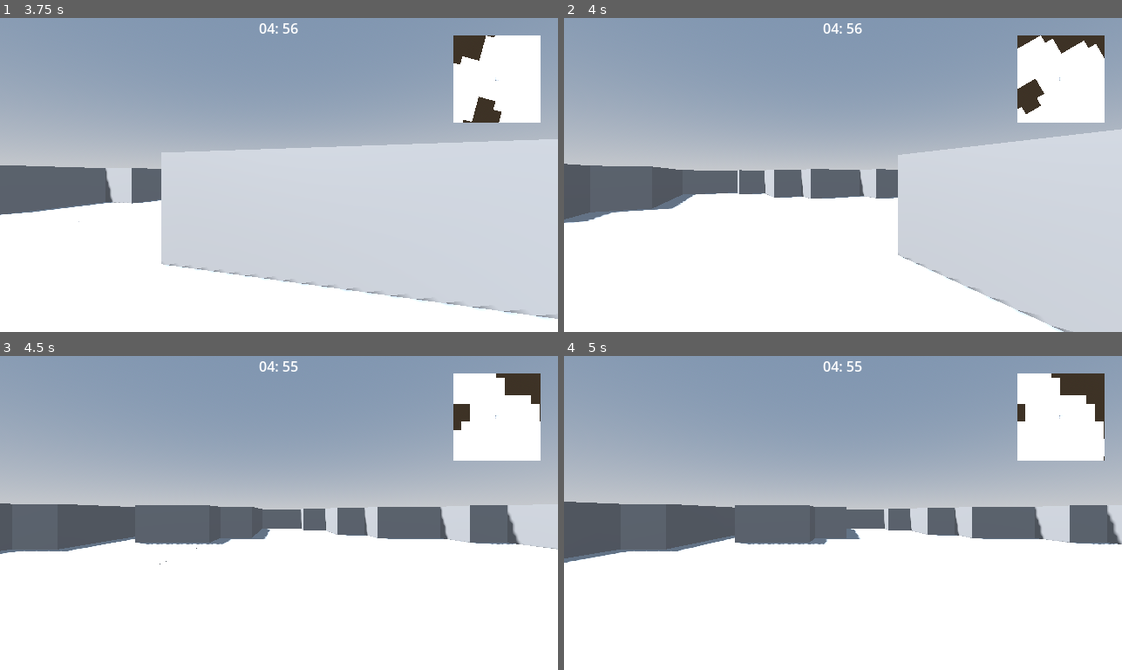
Above: before the commit, frames 1-4 (two rows, left to right).
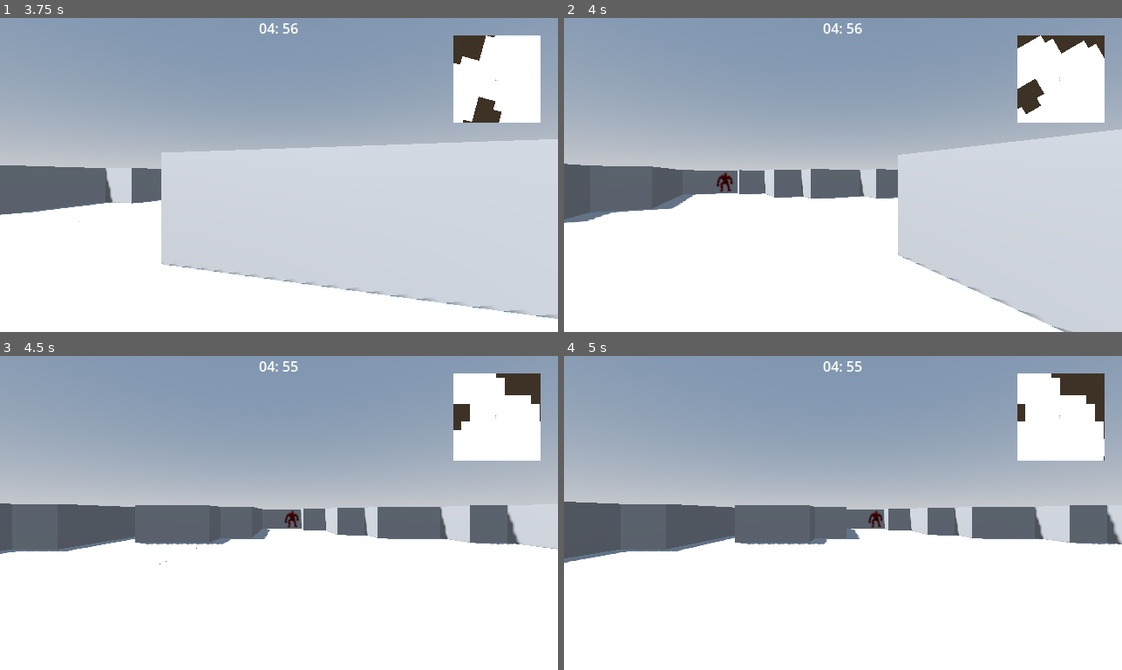
Above: after the commit, the same moments.

Repository: danielday-dev/dungeon-crawler-jam-2025
Game: Godot game, scene res://Levels/level.tscn
Two runs of this game, one before a commit and one after it. Both use one fixed random seed, a clock stepped at 60 frames per second and the inputs below.
Inputs (mouse positions are in pixels of both pictures, inside the frame that each line leads up to):
- Up to frame 1 (3.75 s): tap Enter at 0.5 s; move the mouse to (401, 159) at 0.52 s; hold D (right) 0.53-1.28 s; tap Q (look_left) at 0.6, 2.1, 3.6 s; click (401, 159) at 0.67 s; move the mouse to (167, 190) at 1.27 s; hold S (down) 1.28-2.03 s; tap E (look_right) at 1.35, 2.85 s; move the mouse to (334, 105) at 2.02 s; hold D (right) 2.03-2.78 s; move the mouse to (251, 237) at 2.77 s; hold W (up) 2.78-3.53 s; click (251, 237) at 2.92 s; move the mouse to (446, 222) at 3.52 s; hold A (left) from 3.53 s (still down)
- Up to frame 2 (4 s): keep holding A (left)
- Up to frame 3 (4.5 s): keep holding A (left); move the mouse to (111, 465) at 4.27 s; tap E (look_right) at 4.35 s
- Up to frame 4 (5 s): keep holding A (left)

Frame 1 is identical in both runs. In frame 2, 0.1% of the frame differs, in the area x 27-31%, y 49-56%; in frame 3, less than 0.1%; in frame 4, less than 0.1%.

Commit message:
feat: enemy_base + flesh_hulk example.

Diff:
--- a/Assets/Entities/Base/entity_base.gd
+++ b/Assets/Entities/Base/entity_base.gd
@@ -3,6 +3,9 @@
 
 #########################################################################
 # API.
+
+signal on_move_end;
+signal on_turn_end;
 
 var m_input_move : Vector2i = Vector2i.ZERO;
 var m_input_turn : float = 0.0;
@@ -89,6 +92,8 @@
 
 	m_positionCurrent = m_positionTarget;
 	m_positionLerp = 0;
+
+	on_move_end.emit();
 	return false;
 
 func update_position_visuals() -> void:
@@ -115,6 +120,8 @@
 
 	m_turnCurrent = m_turnTarget;
 	m_turnLerp = 0;
+
+	on_turn_end.emit()
 	return false;
 
 func update_turn_visuals() -> void:
--- /dev/null
+++ b/Assets/Entities/Enemies/Base/enemy_base.gd
@@ -0,0 +1,53 @@
+extends EntityBase
+
+var m_path : Array[PathActions];
+@export var m_engage_path_length_threshold : float = 2.0;
+var m_engage_path_wait : int = 0;
+
+func _ready() -> void:
+	super();
+	#
+	Player.s_instance.on_move_end.connect(updatePath);
+	#
+	Player.s_instance.on_move_end.connect(check_player_overlap);
+	on_move_end.connect(check_player_overlap);
+
+func poll_inputs() -> void:
+	if (is_moving() || is_turning()): return;
+	if (m_path.is_empty()): return;
+
+	m_input_move = Vector2i.ZERO;
+	m_input_turn = 0;
+	match (m_path.pop_front()):
+		PathActions.MoveForward:
+			m_input_move = Vector2i(0, 1);
+		PathActions.TurnLeft:
+			m_input_turn = -1;
+		PathActions.TurnRight:
+			m_input_turn = 1;
+
+func check_player_overlap() -> void:
+	if (Player.s_instance.m_positionTarget == m_positionTarget):
+		print("COMBAT ENTERED");
+		queue_free();
+
+func updatePath() -> void:
+	if (m_engage_path_wait > 0):
+		m_engage_path_wait -= 1;
+		return;
+
+	m_path = get_grid_path(m_positionTarget, m_turnTarget, Player.s_instance.m_positionTarget, m_positionLerpTime, m_turnLerpTime);
+
+	var pathMoves : int = 0;
+	var pathTurns : int = 0;
+	for pathAction : PathActions in m_path:
+		match (pathAction):
+			PathActions.MoveForward: pathMoves += 1;
+			PathActions.TurnLeft, PathActions.TurnRight: pathTurns += 1;
+
+	var pathLength : float = (float(pathMoves) * m_positionLerpTime) + (float(pathTurns) * m_turnLerpTime);
+	if (pathLength > m_engage_path_length_threshold):
+		m_path.clear();
+		return;
+
+	# TODO: It would be all coolios to check line-of-sight with the player here.
--- /dev/null
+++ b/Assets/Entities/Enemies/Base/enemy_base.tscn
@@ -0,0 +1,11 @@
+[gd_scene load_steps=2 format=3 uid="uid://dkllpxntoh3mu"]
+
+[ext_resource type="Script" uid="uid://u6yfwm8oa27s" path="res://Assets/Entities/Enemies/Base/enemy_base.gd" id="1_l62ra"]
+
+[node name="EnemyBase" type="Node3D"]
+script = ExtResource("1_l62ra")
+m_turnLerpTime = 0.0
+
+[node name="EnemySprite" type="Sprite3D" parent="."]
+pixel_size = 0.004
+billboard = 2
--- /dev/null
+++ b/Assets/Entities/Enemies/FleshHulk/flesh_hulk.tscn
@@ -0,0 +1,9 @@
+[gd_scene load_steps=3 format=3 uid="uid://b7va83v27o3r5"]
+
+[ext_resource type="PackedScene" uid="uid://dkllpxntoh3mu" path="res://Assets/Entities/Enemies/Base/enemy_base.tscn" id="1_6nyh7"]
+[ext_resource type="Texture2D" uid="uid://bucvtxmwqthrd" path="res://Assets/Entities/Enemies/FleshHulk/fleshguy.png" id="2_6w2wm"]
+
+[node name="EnemyBase" instance=ExtResource("1_6nyh7")]
+
+[node name="EnemySprite" parent="." index="0"]
+texture = ExtResource("2_6w2wm")
--- a/Assets/Entities/Player/player.gd
+++ b/Assets/Entities/Player/player.gd
@@ -7,13 +7,11 @@
 @onready var camera : Camera3D = $Head/FirstPersonCamera
 @onready var map_cam_position : Node3D = $Head/MapCameraPos
 
-func _ready() -> void:
+func _init() -> void:
 	if (s_instance != null):
 		queue_free();
 		return;
 	s_instance = self;
-
-	super();
 
 func poll_inputs() -> void:
 	m_input_move = Vector2i(
--- a/Assets/LevelBase/level_autotile.gd
+++ b/Assets/LevelBase/level_autotile.gd
@@ -7,16 +7,18 @@
 var m_floorIndex : int;
 var m_wallIndex : int;
 
+func _init() -> void:
+	if (Engine.is_editor_hint()): return;
+	if (s_level != null):
+		queue_free();
+		return;
+	s_level = self;
+
 func _ready() -> void:
+	super();
 	if (!Engine.is_editor_hint()):
-		if (s_level != null):
-			queue_free();
-			return;
-		s_level = self;
 		loadMeshLibrary();
 		return;
-
-	super();
 
 	changed.connect(loadMeshLibrary);
 	loadMeshLibrary();
--- a/Levels/level.tscn
+++ b/Levels/level.tscn
@@ -1,9 +1,10 @@
-[gd_scene load_steps=8 format=3 uid="uid://hr5pvy331ima"]
+[gd_scene load_steps=9 format=3 uid="uid://hr5pvy331ima"]
 
 [ext_resource type="PackedScene" uid="uid://dvfg7eq1a00s2" path="res://Assets/Entities/Player/player.tscn" id="1_s41d2"]
 [ext_resource type="PackedScene" uid="uid://dhuuv1e6aff8j" path="res://Assets/Timer/heartbeat.tscn" id="1_xto7t"]
 [ext_resource type="Script" uid="uid://cjq6hjyjcbwxh" path="res://Assets/Minimap/minimap.gd" id="2_gtnvv"]
 [ext_resource type="PackedScene" uid="uid://b2ljwpxvaib4e" path="res://Assets/LevelBase/level_base.tscn" id="4_xto7t"]
+[ext_resource type="PackedScene" uid="uid://b7va83v27o3r5" path="res://Assets/Entities/Enemies/FleshHulk/flesh_hulk.tscn" id="5_uhyyw"]
 
 [sub_resource type="ProceduralSkyMaterial" id="ProceduralSkyMaterial_s41d2"]
 sky_horizon_color = Color(0.662243, 0.671743, 0.686743, 1)
@@ -71,3 +72,9 @@
 data = {
 "cells": PackedInt32Array(0, 65530, 1, 65535, 65530, 1, 65535, 65531, 1, 65535, 65532, 1, 0, 65532, 1, 0, 65533, 1, 0,  …(1999 unchanged characters)…
 }
+
+[node name="EnemyBase" parent="." instance=ExtResource("5_uhyyw")]
+transform = Transform3D(1, 0, 0, 0, 1, 0, 0, 0, 1, 6, 0, 0)
+
+[node name="EnemyBase2" parent="." instance=ExtResource("5_uhyyw")]
+transform = Transform3D(1, 0, 0, 0, 1, 0, 0, 0, 1, -7, 0, 5.96339)
Not shown, added: Assets/Entities/Enemies/Base/enemy_base.gd.uid
